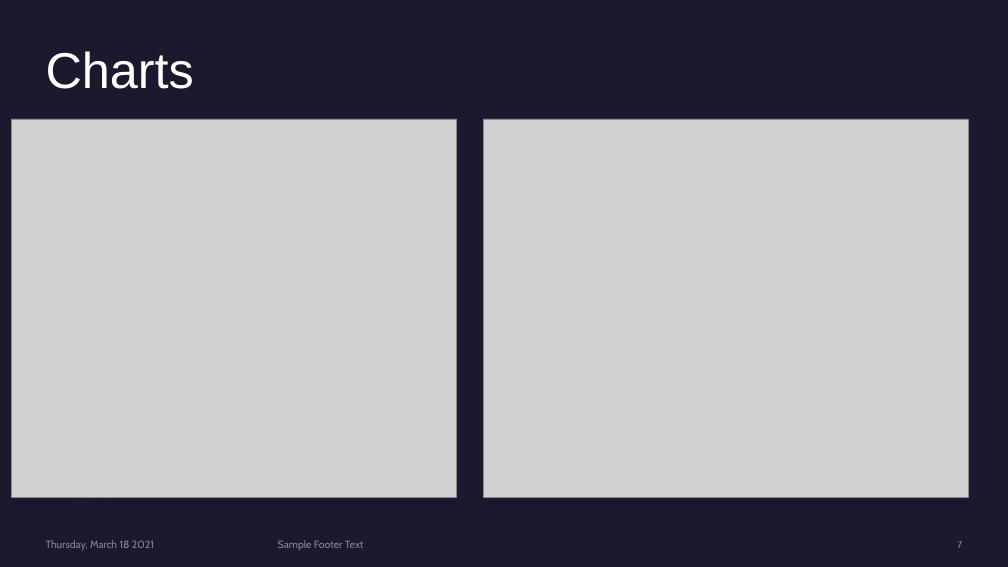
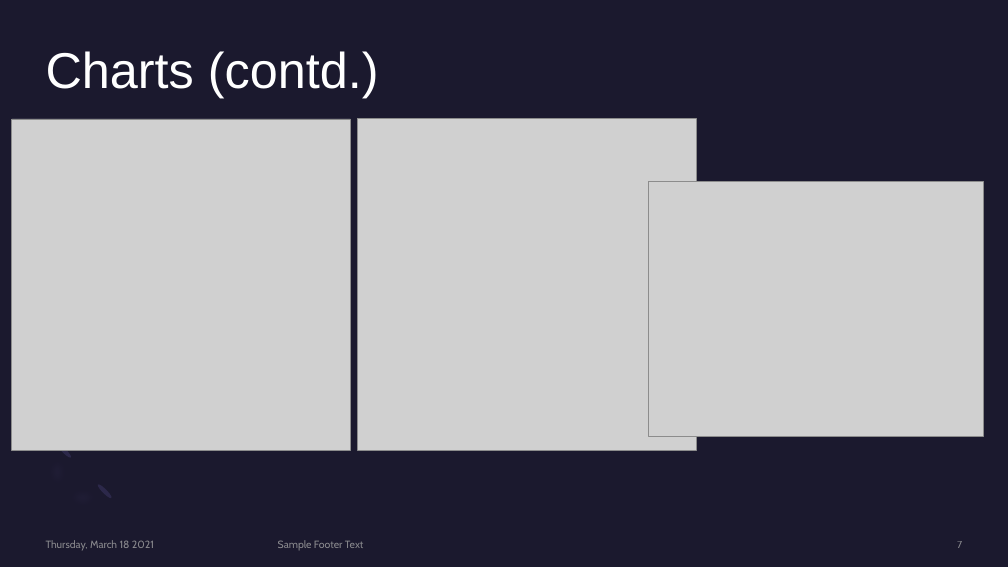
Before and after one commit to mbermont/Spotify_Project, a slide deck: slide 7 of docs/Utilizing Neural Networks To Categorize Songs.pptm. Drawn at 1008x567 pixels with LibreOffice and Linux fonts; fonts in the diff are those of the drawing; grey boxes stand for pictures. Boxes give left, top, right and bottom in pixels: in the first picture for what was removed or moved away, otherwise in the second. Text is boxed around its words. In the diff, an @@ line names an element or a change of style, - is before the commit and + after.

```diff
--- a/docs/Utilizing Neural Networks To Categorize Songs.pptm
+++ b/docs/Utilizing Neural Networks To Categorize Songs.pptm
@@ title at (46,51,379,98): text changed @@
-Charts
+Charts (contd.)
@@ picture: place and size @@
-picture at (12,119,457,498)
+picture at (12,119,351,450)
@@ picture added at (358,119,696,450) @@
@@ picture removed at (484,119,969,498) @@
@@ picture added at (648,181,983,437) @@
@@ ellipse added at (56,442,73,459), fill #2C284A @@
```
Also in this commit, not shown: 2 other slides changed, 14 other files.
